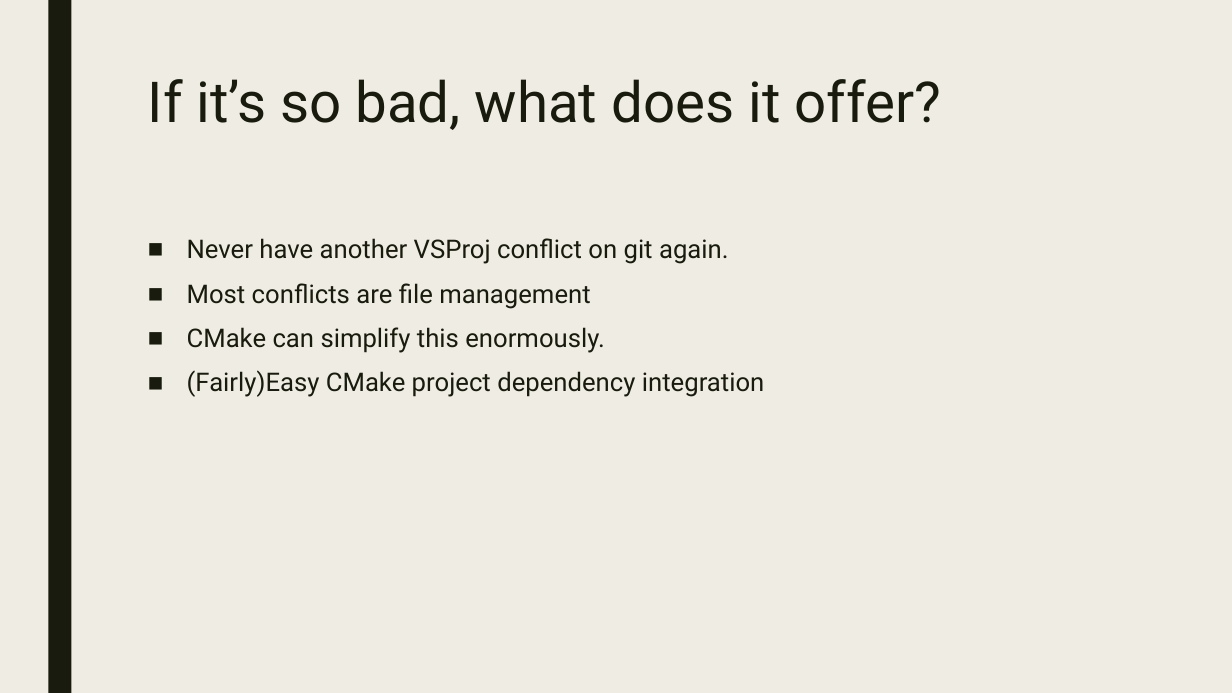
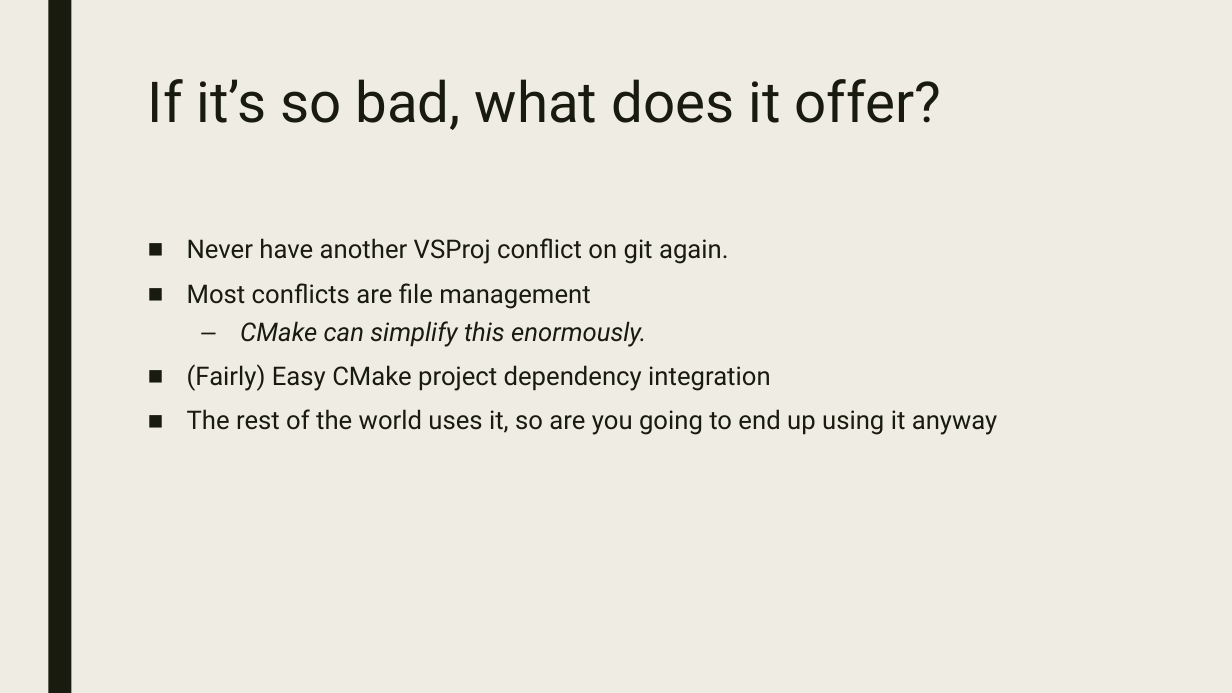
Before and after one commit to playmer/CMakePresentation, a slide deck: slide 10 of PreBuild Systems.pptx. Drawn at 1232x693 pixels with LibreOffice and Linux fonts; fonts in the diff are those of the drawing. Boxes give left, top, right and bottom in pixels: in the first picture for what was removed or moved away, otherwise in the second. Text is boxed around its words. In the diff, an @@ line names an element or a change of style, - is before the commit and + after.

```diff
--- a/PreBuild Systems.pptx
+++ b/PreBuild Systems.pptx
@@ text at (x1=240, y1=321, x2=646, y2=347): italic on in "CMake can simplify this enormously."; bullet ■ to –; list level 1 to 2 in "CMake can simplify this enormously." @@
@@ text at (x1=187, y1=364, x2=998, y2=435): text changed @@
-■ (Fairly)Easy CMake project dependency integration
+■ (Fairly) Easy CMake project dependency integration
+■ The rest of the world uses it, so are you going to end up using it anyway
```
Also in this commit, not shown: 10 other slides changed, 10 slides added, 1 slide removed.
